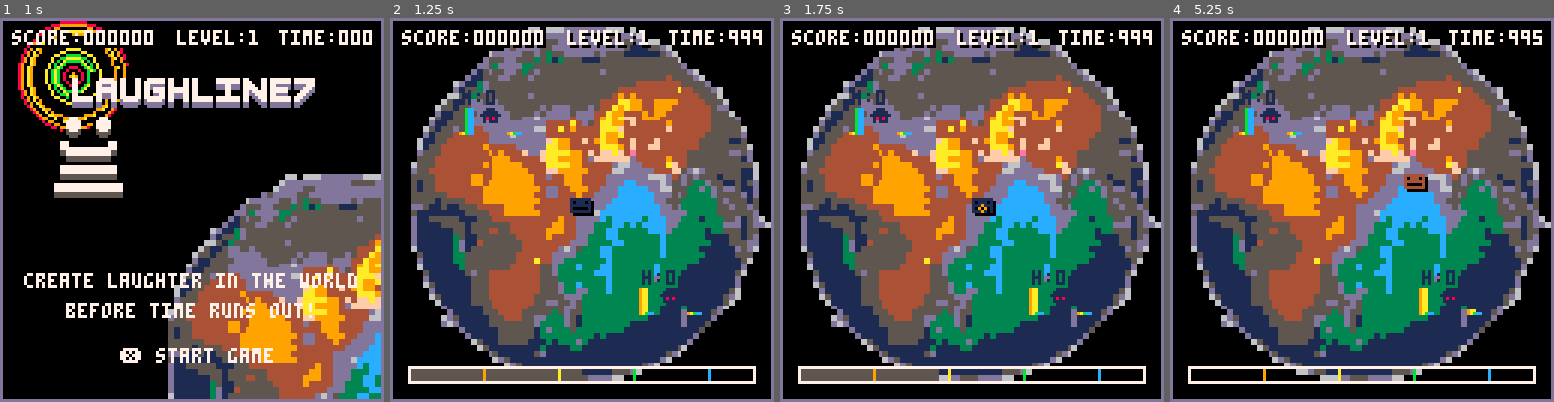
Above: before the commit, frames 1-4 (left to right).
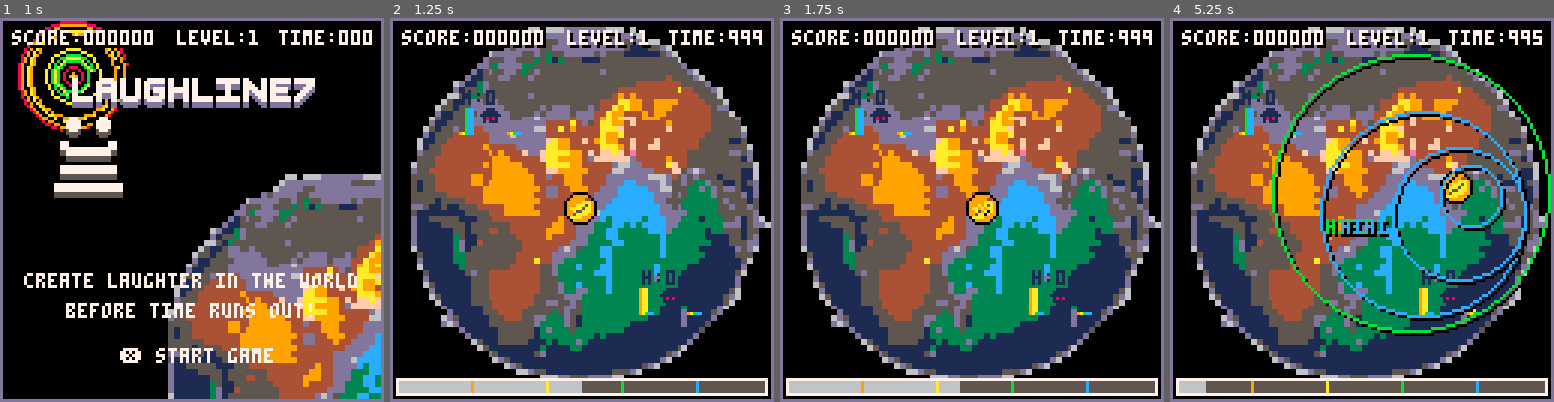
Above: after the commit, the same moments.

Repository: wakass/laughline
Game: PICO-8 cartridge ggj.p8
Two runs of this game, one before a commit and one after it. Both use one fixed random seed, a clock stepped at 60 frames per second and the inputs below.
Inputs:
- Up to frame 1 (1 s): tap X (X key) at 0.33 s; tap O (Z key) at 0.7 s
- Up to frame 2 (1.25 s): tap X (X key) at 1.07 s
- Up to frame 3 (1.75 s): hold Right from 1.6 s (still down); tap O (Z key) at 1.7 s
- Up to frame 4 (5.25 s): tap X (X key) every 1.12 s from 1.85 to 5.2 s; release Right at 2.1 s; tap O (Z key) every 0.4 s from 2.1 to 4.9 s; hold Up 2.15-2.42 s; hold Right 2.47-3.03 s; hold Left 3.08-3.58 s; hold Down 3.63-3.97 s; hold Right 4.02-4.68 s; hold Up 4.73-5.03 s; hold Left from 5.08 s (still down)

Frame 1 is identical in both runs. In frame 2, 6.9% of the frame differs, in the area x 1-99%, y 45-99%; in frame 3, 6.7%; in frame 4, 13%, in the area x 1-100%, y 9-99%.

Commit message:
Person update, icons poops etc.

Diff:
--- a/entities/person.lua
+++ b/entities/person.lua
@@ -6,9 +6,9 @@
 	h=5,
 	humor_type=1,
 	energy=50,
-	energy_move_costs=.5,
-	energy_humor_costs=10,
-
+	energy_move_costs=.1,
+	energy_humor_costs=5,
+	sprite_counter=0,
 	dx=0,
 	dy=0,
 
@@ -41,14 +41,18 @@
 				x+=cos(a)
 				y+=sin(a)
 
+				sprite_counter+=1
+				if sprite_counter>2 then
+					sprite_counter=0
+				end
 				-- spawn dust each 3/10 sec
-				if (t()*10)\1%3==0 then
-					dust({
-						x=x+rnd(3),
-						y=y+4,
-						frames=18+rnd(4),
-					})
-				end
+				--if (t()*10)\1%3==0 then
+				--	dust({
+				--		x=x+rnd(3),
+				--		y=y+4,
+				--		frames=18+rnd(4),
+				--	})
+				--end
 			end
 		end
 
@@ -67,8 +71,8 @@
 		-- select humor_type
 		if (btnp(5)) then
 			humor_type+=1
-			if (humor_type >= n_humor_types) then
-				humor_type = n_humor_types
+			if (humor_type > n_humor_types) then
+				humor_type = 1
 			end
 		end
 
@@ -79,13 +83,18 @@
 	end,
 
 	draw=function(_ENV)
-		prints("😐",x,y,humor_type)
+		--prints("😐",x,y,humor_type)
 
-		local energy_x=6
-		local energy_y=116
-		local energy_w=115
+		circfill(x+3,y+3,5,humor_type+8)
+		spr(1+((humor_type-1)*16)+sprite_counter,x-1,y-1)
+		circ(x+3,y+3,5,0)
+
+		local energy_x=2
+		local energy_y=120
+		local energy_w=123
 		local energy_h=5
-		rectfill(energy_x,energy_y,energy_x+(energy_w*(energy/100)),energy_y+energy_h,5)
+		rectfill(energy_x,energy_y,energy_x+energy_w,energy_y+energy_h,5)
+		rectfill(energy_x,energy_y,energy_x+(energy_w*(energy/100)),energy_y+energy_h,6)
 		for i=1,n_humor_types do
 			rectfill(energy_x+(i*25),energy_y,energy_x+(i*25),energy_y+energy_h,8+i)
 		end
